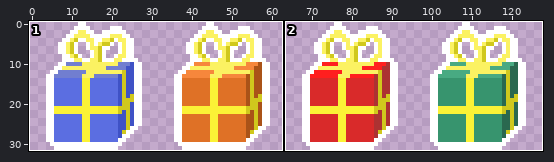
File history of a sprite sheet, assets/sprites/cadeau.png. Above: a wide view before the commit, with the close-up outlined.
Close-up. Old version:
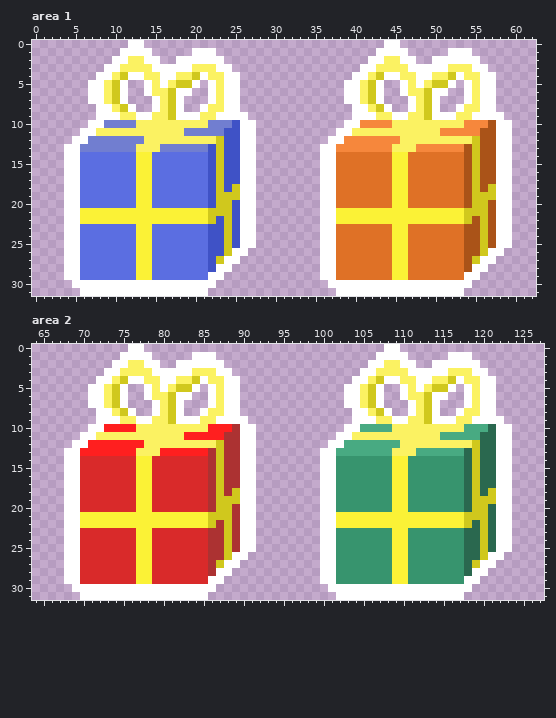
The file is 128x32 pixels. Shown: area 1: x 0..62, y 0..31; area 2: x 64..127, y 0..31.
New version:
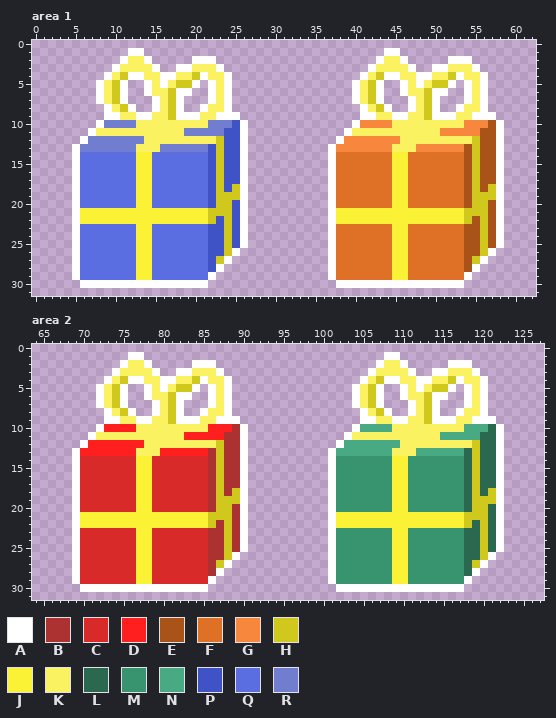
Palette (. is transparent): A #ffffff  B #ac3232  C #d92a2a  D #ff1f1f  E #aa5318  F #df7126  G #f6873c  H #d0c81d  J #fbf236  K #fbf262  L #2a684f  M #37946e  N #48aa82  P #3f52c6  Q #5b6ee1  R #717ed0
Diff:
Area 1:
y 0: x 12..13 AA -> ..; x 44..45 AA -> ..
y 1: x 11 A -> .; x 14 A -> .; x 20..22 AAA -> ...; x 43 A -> .; x 46 A -> .; x 52..54 AAA -> ...
y 2: x 10 A -> .; x 15 A -> .; x 18..19 AA -> ..; x 23 A -> .; x 42 A -> .; x 47 A -> .; x 50..51 AA -> ..; x 55 A -> .
y 3: x 9 A -> .; x 16..17 AA -> ..; x 24 A -> .; x 41 A -> .; x 48..49 AA -> ..; x 56 A -> .
y 4: x 8 A -> .; x 25 A -> .; x 40 A -> .; x 57 A -> .
y 5..7: x 7 A -> .; x 25 A -> .; x 39 A -> .; x 57 A -> .
y 8: x 8 A -> .; x 25 A -> .; x 40 A -> .; x 57 A -> .
y 9: x 8 A -> .; x 26 A -> .; x 40 A -> .; x 58 A -> .
y 10: x 7 A -> .; x 27 A -> .; x 39 A -> .; x 59 A -> .
y 11: x 6 A -> .; x 27 A -> .; x 38 A -> .; x 59 A -> .
y 12: x 5 A -> .; x 27 A -> .; x 37 A -> .; x 59 A -> .
y 13..25: x 4 A -> .; x 27 A -> .; x 36 A -> .; x 59 A -> .
y 26: x 4 A -> .; x 26 A -> .; x 36 A -> .; x 58 A -> .
y 27: x 4 A -> .; x 25 A -> .; x 36 A -> .; x 57 A -> .
y 28: x 4 A -> .; x 24 A -> .; x 36 A -> .; x 56 A -> .
y 29: x 4 A -> .; x 23 A -> .; x 36 A -> .; x 55 A -> .
y 30: x 5 A -> .; x 22 A -> .; x 37 A -> .; x 54 A -> .
y 31: x 6..21 AAAAAAAAAAAAAAAA -> ................; x 38..53 AAAAAAAAAAAAAAAA -> ................
Area 2:
y 0: x 76..77 AA -> ..; x 108..109 AA -> ..
y 1: x 75 A -> .; x 78 A -> .; x 84..86 AAA -> ...; x 107 A -> .; x 110 A -> .; x 116..118 AAA -> ...
y 2: x 74 A -> .; x 79 A -> .; x 82..83 AA -> ..; x 87 A -> .; x 106 A -> .; x 111 A -> .; x 114..115 AA -> ..; x 119 A -> .
y 3: x 73 A -> .; x 80..81 AA -> ..; x 88 A -> .; x 105 A -> .; x 112..113 AA -> ..; x 120 A -> .
y 4: x 72 A -> .; x 89 A -> .; x 104 A -> .; x 121 A -> .
y 5..7: x 71 A -> .; x 89 A -> .; x 103 A -> .; x 121 A -> .
y 8: x 72 A -> .; x 89 A -> .; x 104 A -> .; x 121 A -> .
y 9: x 72 A -> .; x 90 A -> .; x 104 A -> .; x 122 A -> .
y 10: x 71 A -> .; x 91 A -> .; x 103 A -> .; x 123 A -> .
y 11: x 70 A -> .; x 91 A -> .; x 102 A -> .; x 123 A -> .
y 12: x 69 A -> .; x 91 A -> .; x 101 A -> .; x 123 A -> .
y 13..25: x 68 A -> .; x 91 A -> .; x 100 A -> .; x 123 A -> .
y 26: x 68 A -> .; x 90 A -> .; x 100 A -> .; x 122 A -> .
y 27: x 68 A -> .; x 89 A -> .; x 100 A -> .; x 121 A -> .
y 28: x 68 A -> .; x 88 A -> .; x 100 A -> .; x 120 A -> .
y 29: x 68 A -> .; x 87 A -> .; x 100 A -> .; x 119 A -> .
y 30: x 69 A -> .; x 86 A -> .; x 101 A -> .; x 118 A -> .
y 31: x 70..85 AAAAAAAAAAAAAAAA -> ................; x 102..117 AAAAAAAAAAAAAAAA -> ................
